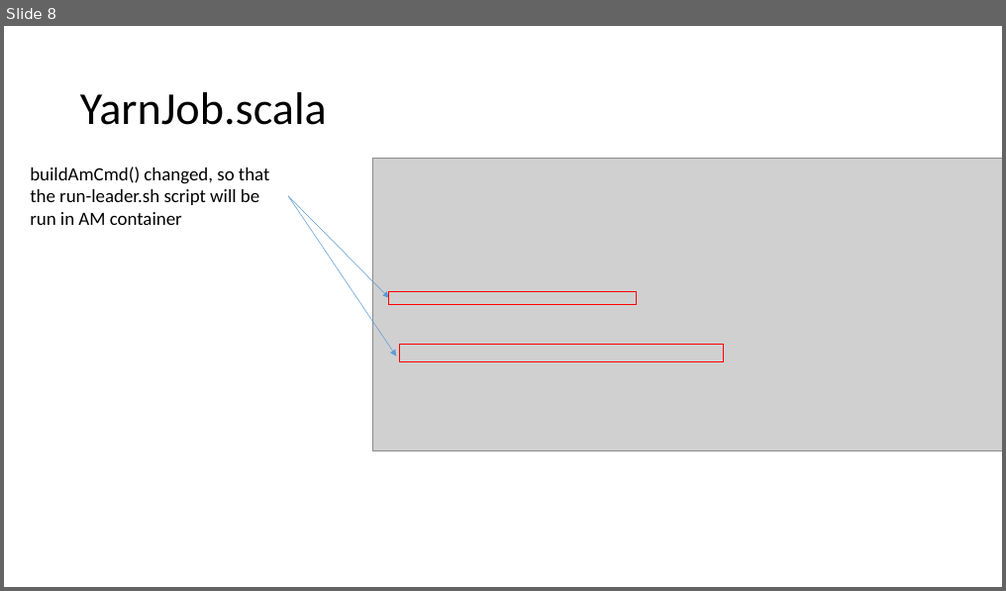
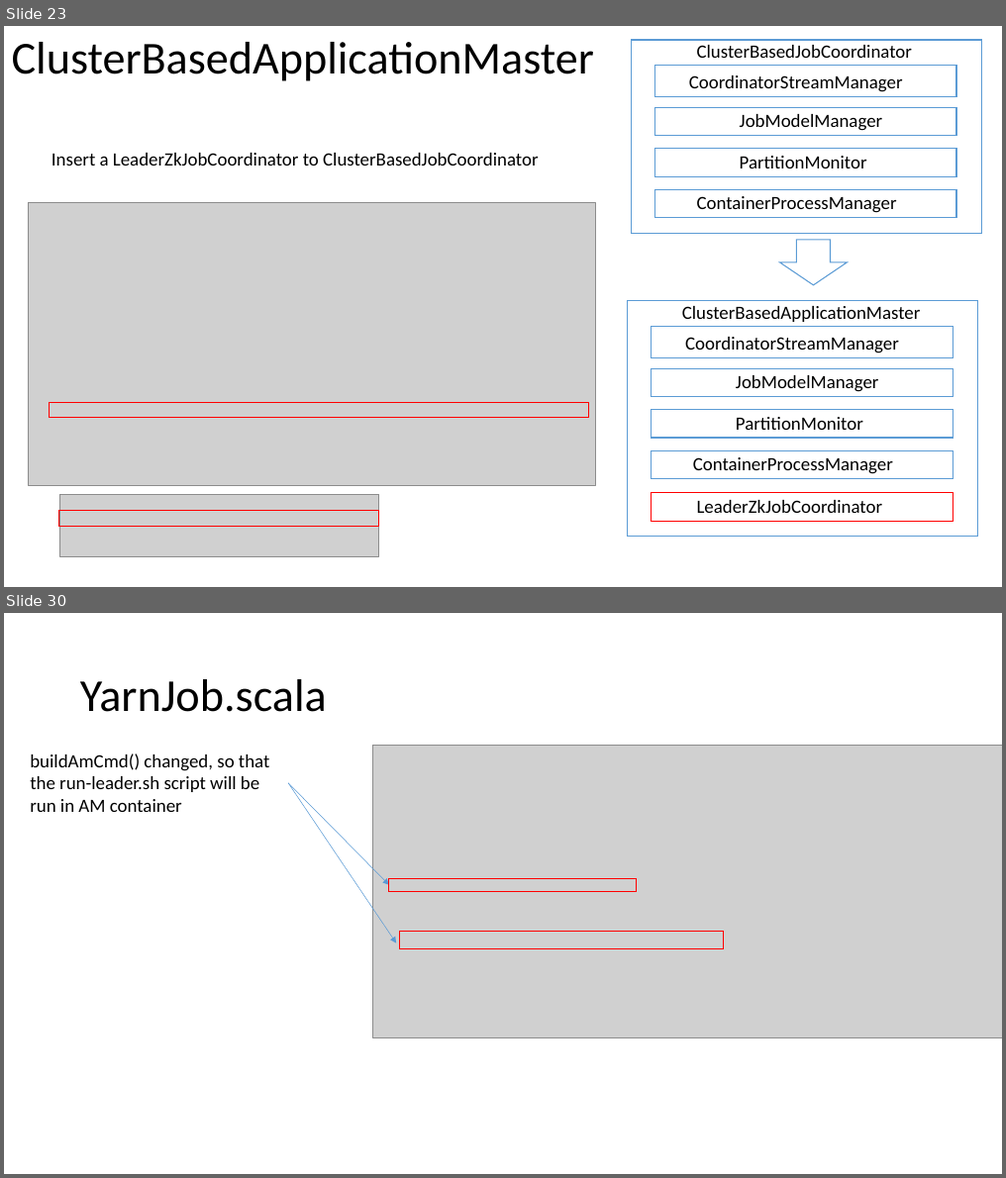
Before and after one commit to Swrrt/Samza-Documents, a slide deck: Documentation/Samza-Snapshot.pptx. Shown one above the other, each under a label of ours: slide 8 before the commit, slides 23 and 30 after it; the slides between them are not shown. The pictures are 1006x591 and 1006x1178 pixels, drawn with LibreOffice and Linux fonts; fonts in the diff are those of the drawing; grey boxes stand for pictures. Boxes give left, top, right and bottom in pixels: in the first picture for what was removed or moved away, otherwise in the second. Text is boxed around its words. In the diff, an @@ line names an element or a change of style, - is before the commit and + after.

```diff
--- a/Documentation/Samza-Snapshot.pptx
+++ b/Documentation/Samza-Snapshot.pptx
@@ slide 23 added at bbox=[4, 26, 1002, 587], background #FFFFFF @@
@@ title added at bbox=[12, 42, 594, 81], 44 pt, text #000000 @@
+ClusterBasedApplicationMaster
@@ rectangle added at bbox=[632, 40, 982, 234], fill #FFFFFF, outline #5B9BD5 1 pt @@
@@ text added at bbox=[697, 45, 912, 58], 18 pt, text #000000 @@
+ClusterBasedJobCoordinator
@@ rectangle added at bbox=[655, 65, 957, 97], fill #FFFFFF, outline #5B9BD5 1 pt @@
@@ text added at bbox=[689, 76, 903, 92], 18 pt, text #000000 @@
+CoordinatorStreamManager
@@ rectangle added at bbox=[655, 107, 957, 136], fill #FFFFFF, outline #5B9BD5 1 pt @@
@@ text added at bbox=[740, 114, 882, 131], 18 pt, text #000000 @@
+JobModelManager
@@ text added at bbox=[52, 153, 539, 166], 18 pt, text #000000 @@
+Insert a LeaderZkJobCoordinator to ClusterBasedJobCoordinator
@@ rectangle added at bbox=[655, 149, 957, 177], fill #FFFFFF, outline #5B9BD5 1 pt @@
@@ text added at bbox=[740, 156, 867, 169], 18 pt, text #000000 @@
+PartitionMonitor
@@ picture added at bbox=[28, 202, 595, 485] @@
@@ rectangle added at bbox=[655, 189, 957, 218], fill #FFFFFF, outline #5B9BD5 1 pt @@
@@ text added at bbox=[697, 196, 897, 213], 18 pt, text #000000 @@
+ContainerProcessManager
@@ down arrow added at bbox=[779, 240, 846, 285], fill #FFFFFF, outline #5B9BD5 1 pt @@
@@ rectangle added at bbox=[628, 301, 978, 537], fill #FFFFFF, outline #5B9BD5 1 pt @@
@@ text added at bbox=[682, 306, 921, 322], 18 pt, text #000000 @@
+ClusterBasedApplicationMaster
@@ rectangle added at bbox=[651, 326, 953, 359], fill #FFFFFF, outline #5B9BD5 1 pt @@
@@ text added at bbox=[685, 337, 899, 354], 18 pt, text #000000 @@
+CoordinatorStreamManager
@@ rectangle added at bbox=[651, 369, 953, 397], fill #FFFFFF, outline #5B9BD5 1 pt @@
@@ text added at bbox=[736, 375, 878, 392], 18 pt, text #000000 @@
+JobModelManager
@@ rectangle added at bbox=[49, 402, 589, 417], outline #FF0000 1 pt @@
@@ rectangle added at bbox=[651, 410, 953, 439], fill #FFFFFF, outline #5B9BD5 1 pt @@
@@ text added at bbox=[736, 417, 863, 430], 18 pt, text #000000 @@
+PartitionMonitor
@@ rectangle added at bbox=[651, 452, 953, 479], fill #FFFFFF, outline #5B9BD5 1 pt @@
@@ text added at bbox=[693, 458, 893, 474], 18 pt, text #000000 @@
+ContainerProcessManager
@@ picture added at bbox=[59, 494, 379, 557] @@
@@ rectangle added at bbox=[651, 493, 953, 522], fill #FFFFFF, outline #FF0000 1 pt @@
@@ text added at bbox=[697, 500, 883, 513], 18 pt, text #000000 @@
+LeaderZkJobCoordinator
@@ rectangle added at bbox=[59, 510, 379, 526], outline #FF0000 1 pt @@
@@ what was slide 8 is now slide 30 @@
```
Also in this commit, not shown: 3 slides changed, 20 other slides added, 1 slide removed.
